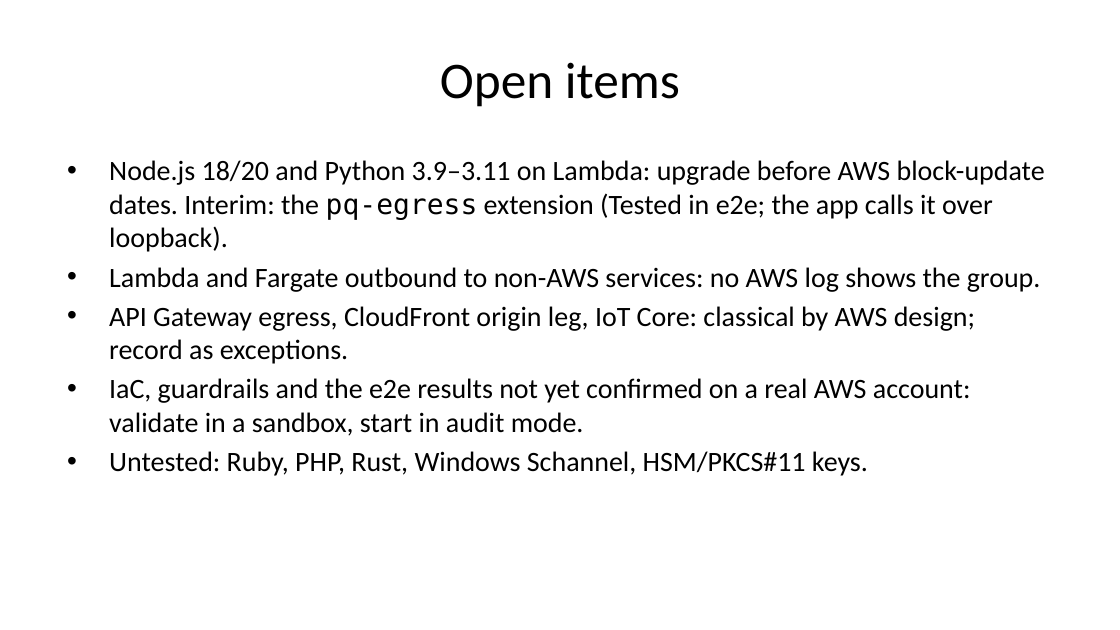
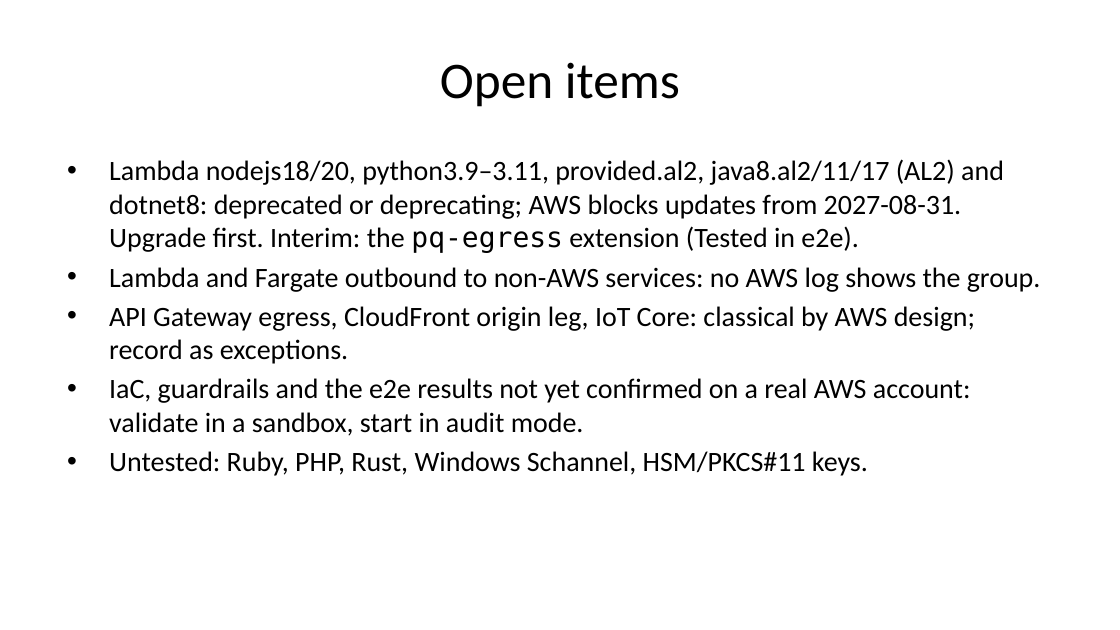
Before and after one commit to moolivkkr/PQC, a slide deck: slide 35 of PQC-Summary.pptx. Drawn at 1120x630 pixels with LibreOffice and Linux fonts; fonts in the diff are those of the drawing. Boxes give left, top, right and bottom in pixels: in the first picture for what was removed or moved away, otherwise in the second. Text is boxed around its words. In the diff, an @@ line names an element or a change of style, - is before the commit and + after.

```diff
--- a/PQC-Summary.pptx
+++ b/PQC-Summary.pptx
@@ text at (109, 159, 1004, 253): text changed @@
-• Node.js 18/20 and Python 3.9–3.11 on Lambda: upgrade before AWS block-update dates. Interim: the pq-egress extension (Tested in e2e; the app calls it over loopback).
+• Lambda nodejs18/20, python3.9–3.11, provided.al2, java8.al2/11/17 (AL2) and dotnet8: deprecated or deprecating; AWS blocks updates from 2027-08-31. Upgrade first. Interim: the pq-egress extension (Tested in e2e).
```
Also in this commit, not shown: 1 other slide changed, 20 other files.
